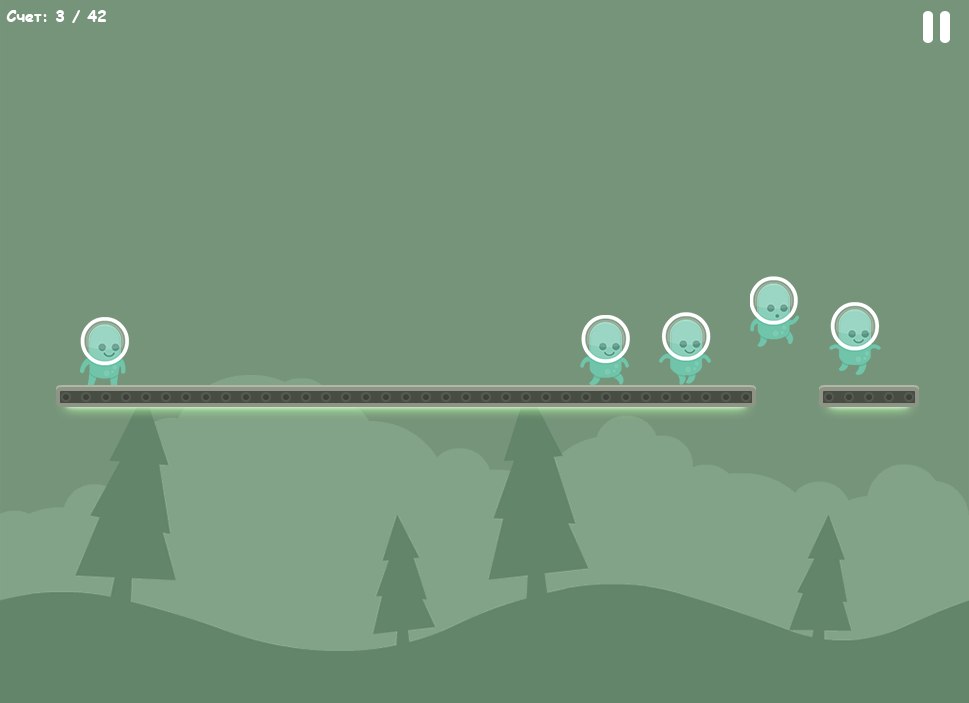
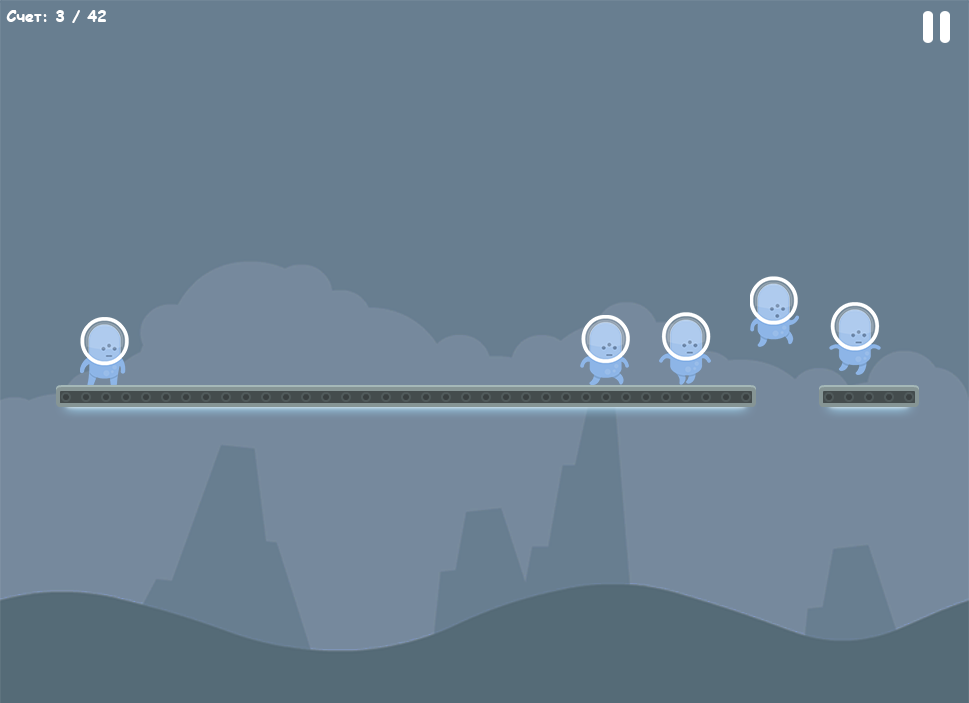
The second 969 x 703 image is a revision of the first. Changes to its layers:
hid group "green" (14 layers) over box(0, 0, 969, 703)
hid group "yellow" (14 layers) over box(0, 0, 969, 703)
